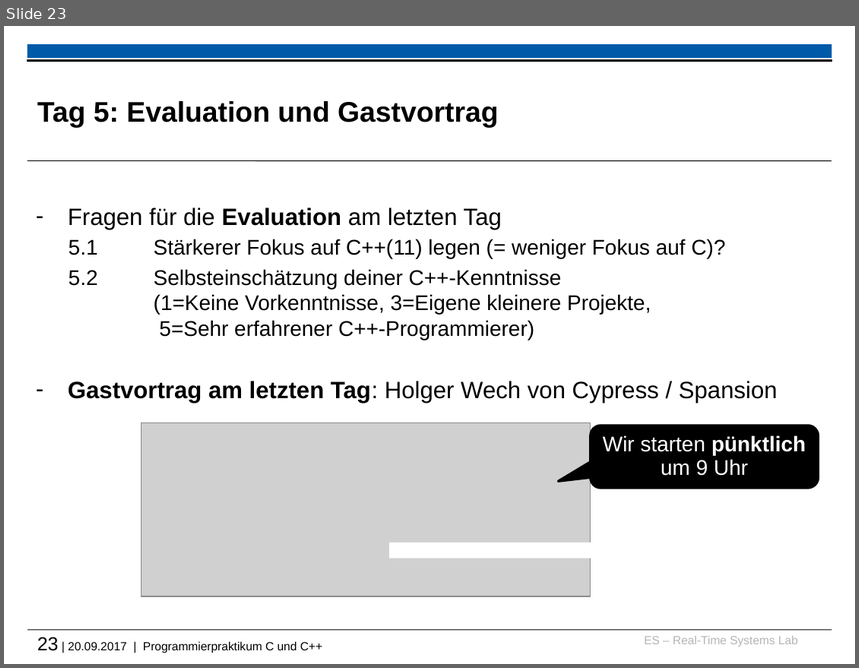
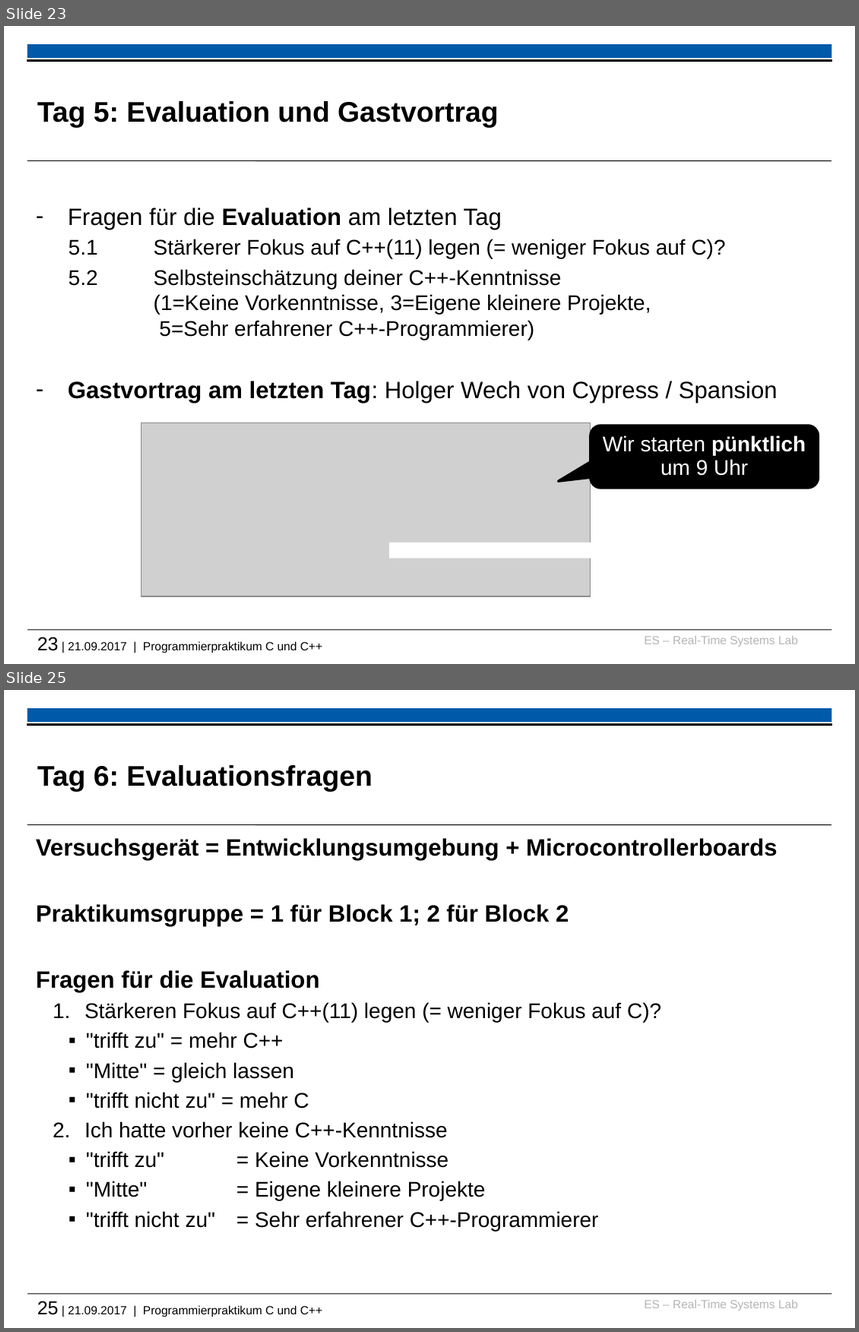
Before and after one commit to h82k/tud-cppp, a slide deck: 2017/recap_and_warmup_slides.pptx. Shown one above the other, each under a label of ours: slide 23 before the commit, slides 23 and 25 after it; the slides between them are not shown. The pictures are 859x668 and 859x1332 pixels, drawn with LibreOffice and Linux fonts; fonts in the diff are those of the drawing; grey boxes stand for pictures; background and template pictures are left out. Boxes give left, top, right and bottom in pixels: in the first picture for what was removed or moved away, otherwise in the second. Text is boxed around its words. In the diff, an @@ line names an element or a change of style, - is before the commit and + after.

Commit message:
Add evaluation questions for Block 2

```diff
--- a/2017/recap_and_warmup_slides.pptx
+++ b/2017/recap_and_warmup_slides.pptx
@@ slide 25 added at <box>4,690,855,1328</box>, background #FFFFFF; not listed: 6 template elements that a slide beside it also shows @@
@@ title added at <box>37,765,372,791</box>, 24 pt, text #000000, bold @@
+Tag 6: Evaluationsfragen
@@ text added at <box>36,838,777,1231</box>, 18 pt, text #000000 @@
+Versuchsgerät = Entwicklungsumgebung + Microcontrollerboards
+Praktikumsgruppe = 1 für Block 1; 2 für Block 2
+Fragen für die Evaluation
+  1. Stärkeren Fokus auf C++(11) legen (= weniger Fokus auf C)?
+    ▪ "trifft zu" = mehr C++
+    ▪ "Mitte" = gleich lassen
+    ▪ "trifft nicht zu" = mehr C
+  2. Ich hatte vorher keine C++-Kenntnisse
+    ▪ "trifft zu" = Keine Vorkenntnisse
+    ▪ "Mitte" = Eigene kleinere Projekte
+    ▪ "trifft nicht zu" = Sehr erfahrener C++-Programmierer
@@ text at <box>37,637,322,653</box>: text changed @@
-23 | 20.09.2017 | Programmierpraktikum C und C++
+23 | 21.09.2017 | Programmierpraktikum C und C++
```
Also in this commit, not shown: 1 slide changed.
